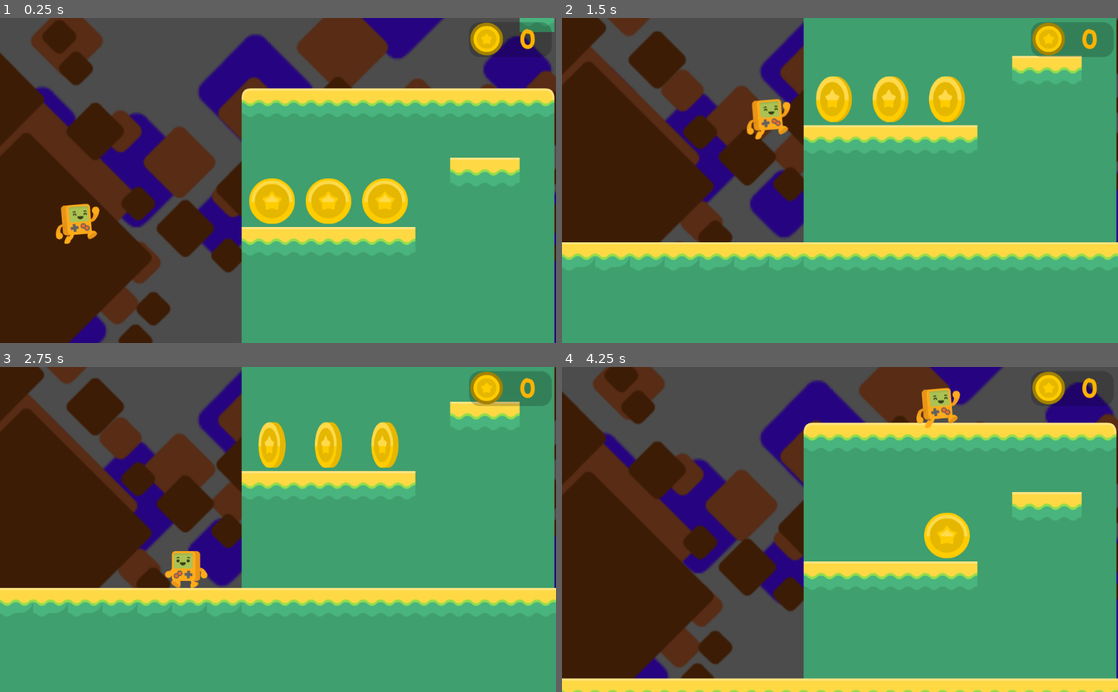
Above: before the commit, frames 1-4 (two rows, left to right).
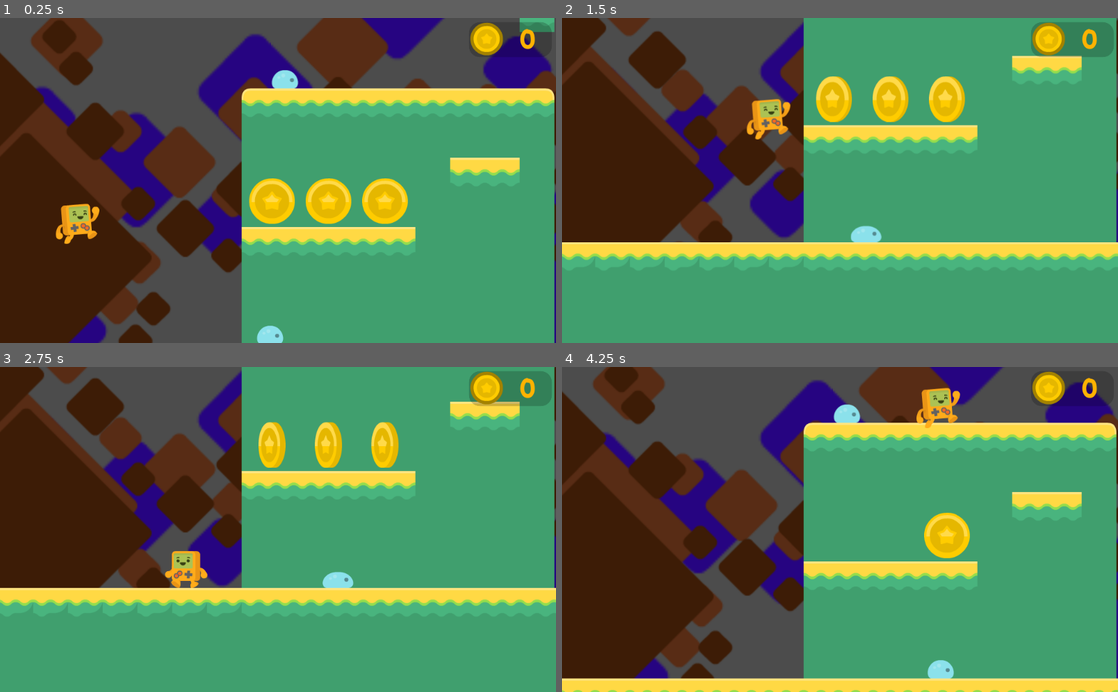
Above: after the commit, the same moments.

Repository: theaob/platformergodot
Game: Godot game, scene res://Scenes/Level1.tscn
Same seed, same stepped clock (60 frames per second), same inputs: the game is played once before the commit and once after it.
Inputs:
- Up to frame 1 (0.25 s): no input
- Up to frame 2 (1.5 s): hold Right (right) from 0.53 s (still down); tap Space (jump) at 0.77 s
- Up to frame 3 (2.75 s): tap Space (jump) at 1.52 s; release Right (right) at 2.03 s; hold Left (left) from 2.03 s (still down)
- Up to frame 4 (4.25 s): release Left (left) at 2.78 s; hold Right (right) from 2.78 s (still down); tap Space (jump) at 3.02, 3.77 s

The runs differ from the first frame. In frame 1, 0.5% of the frame differs, in the area x 46-54%, y 16-100%; in frame 2, 0.2%; in frame 3, 0.2%; in frame 4, 0.5%, in the area x 48-71%, y 11-96%.

Commit message:
added enemy 🪲 in ray cast

Diff:
--- /dev/null
+++ b/Assets/Enemy/EnemySpriteFrames.tres
@@ -0,0 +1,18 @@
+[gd_resource type="SpriteFrames" load_steps=4 format=2]
+
+[ext_resource path="res://Assets/Enemy/slimeBlue.png" type="Texture" id=1]
+[ext_resource path="res://Assets/Enemy/slimeBlue_blue.png" type="Texture" id=2]
+[ext_resource path="res://Assets/Enemy/slimeBlue_squashed.png" type="Texture" id=3]
+
+[resource]
+animations = [ {
+"frames": [ ExtResource( 1 ), ExtResource( 2 ) ],
+"loop": true,
+"name": "move",
+"speed": 2.0
+}, {
+"frames": [ ExtResource( 3 ) ],
+"loop": false,
+"name": "squashed",
+"speed": 5.0
+} ]
--- /dev/null
+++ b/Scenes/Enemy.tscn
@@ -0,0 +1,26 @@
+[gd_scene load_steps=4 format=2]
+
+[ext_resource path="res://Assets/Enemy/EnemySpriteFrames.tres" type="SpriteFrames" id=1]
+[ext_resource path="res://Scripts/Enemy.gd" type="Script" id=2]
+
+[sub_resource type="RectangleShape2D" id=1]
+extents = Vector2( 21.5, 11.5 )
+
+[node name="enemy" type="KinematicBody2D"]
+collision_layer = 16
+collision_mask = 51
+script = ExtResource( 2 )
+
+[node name="AnimatedSprite" type="AnimatedSprite" parent="."]
+frames = ExtResource( 1 )
+animation = "move"
+playing = true
+
+[node name="CollisionShape2D" type="CollisionShape2D" parent="."]
+position = Vector2( -0.5, 5.5 )
+shape = SubResource( 1 )
+
+[node name="FloorChecker" type="RayCast2D" parent="."]
+enabled = true
+cast_to = Vector2( 0, 20 )
+collision_mask = 2
--- a/Scenes/Level1.tscn
+++ b/Scenes/Level1.tscn
@@ -7,6 +7,7 @@
 [ext_resource path="res://Assets/Background/set2_tiles.png" type="Texture" id=5]
 [ext_resource path="res://Scenes/Coin.tscn" type="PackedScene" id=6]
 [ext_resource path="res://Scenes/HUD.tscn" type="PackedScene" id=7]
+[ext_resource path="res://Scenes/Enemy.tscn" type="PackedScene" id=8]
 
 [sub_resource type="RectangleShape2D" id=4]
 extents = Vector2( 764, 30 )
@@ -141,6 +142,15 @@
 [node name="coin10" parent="coins" instance=ExtResource( 6 )]
 position = Vector2( 544, -984 )
 
+[node name="enemies" type="Node" parent="."]
+
+[node name="enemy" parent="enemies" instance=ExtResource( 8 )]
+position = Vector2( 40, 408 )
+direction = 1
+
+[node name="enemy2" parent="enemies" instance=ExtResource( 8 )]
+position = Vector2( 89, -56 )
+
 [node name="Steve" parent="." instance=ExtResource( 2 )]
 position = Vector2( -302, 169 )
 
--- /dev/null
+++ b/Scripts/Enemy.gd
@@ -0,0 +1,27 @@
+extends KinematicBody2D
+
+var velocity = Vector2();
+export var direction = -1; #-1 right 1 left
+export var detectsCliffs = true;
+
+const GRAVITY = 35;
+const X_SPEED = 50;
+
+func _ready():
+	if direction == 1:
+		$AnimatedSprite.flip_h = true;
+
+	$FloorChecker.enabled = detectsCliffs;
+	$FloorChecker.position.x = $CollisionShape2D.shape.get_extents().x * direction;
+
+func _physics_process(delta):
+	if is_on_wall() or not $FloorChecker.is_colliding() and detectsCliffs and is_on_floor():
+		direction *= -1;
+		$AnimatedSprite.flip_h = not $AnimatedSprite.flip_h;
+		$FloorChecker.position.x = $CollisionShape2D.shape.get_extents().x * direction;
+
+	velocity.x = X_SPEED * direction;
+	velocity.y += GRAVITY;
+
+
+	velocity = move_and_slide(velocity, Vector2.UP, true);
--- a/Scripts/Player.gd
+++ b/Scripts/Player.gd
@@ -1,6 +1,6 @@
 extends KinematicBody2D
 
-var velocity = Vector2(0,0);
+var velocity = Vector2.ZERO;
 
 const X_SPEED = 250;
 const JUMP_FORCE = -1000;
Binary file added: Assets/Enemy/slimeBlue.png
Not shown, added: Assets/Enemy/slimeBlue.png.import
Binary file added: Assets/Enemy/slimeBlue_blue.png
Not shown, added: Assets/Enemy/slimeBlue_blue.png.import
Binary file added: Assets/Enemy/slimeBlue_squashed.png
Not shown, added: Assets/Enemy/slimeBlue_squashed.png.import
Not shown: 1 places in Scenes/Level1.tscn that only renumber resources
